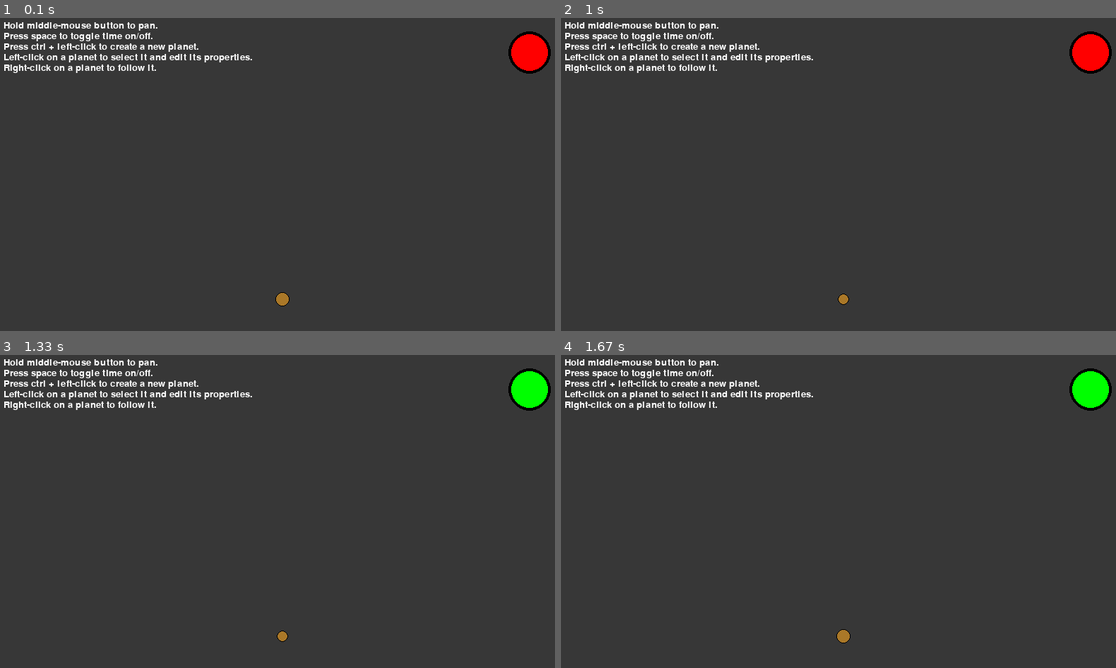
Above: before the commit, frames 1-4 (two rows, left to right).
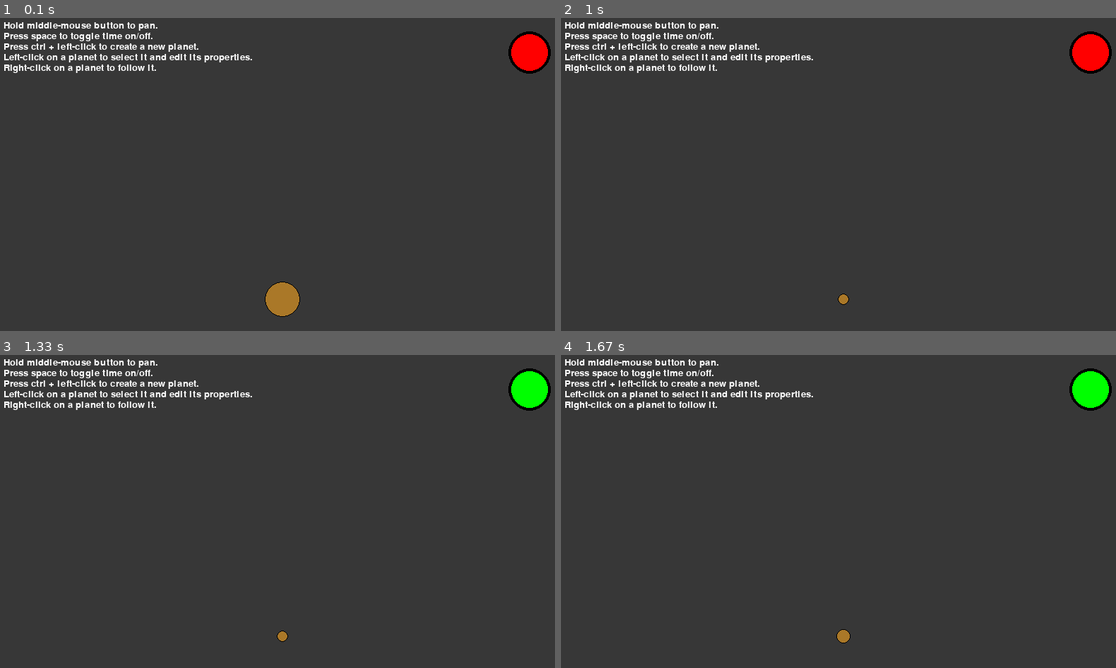
Above: after the commit, the same moments.

Repository: JWMerritt/PyPlanets_JWM
Game: pygame game, started from ppl_start.py
Two runs of this game, one before a commit and one after it. Both use one fixed random seed, a clock stepped at 60 frames per second and the inputs below.
Inputs (mouse positions are in pixels of both pictures, inside the frame that each line leads up to):
- Up to frame 1 (0.1 s): no input
- Up to frame 2 (1 s): right-click (666, 215) at 0.38 s; tap 4 at 0.67 s
- Up to frame 3 (1.33 s): tap Space at 1 s
- Up to frame 4 (1.67 s): tap 3 at 1.33 s

The runs differ from the first frame. In frame 1, 0.5% of the frame differs, in the area x 47-55%, y 84-96%; in frame 2, nothing differs; in frame 3, nothing differs; in frame 4, nothing differs.

Commit message:
Added highlights around tracked planet

Diff:
--- a/PyPlanets.py
+++ b/PyPlanets.py
@@ -4,58 +4,73 @@
 import numpy as np
 from itertools import combinations
 
+
+def ppl_atan(point):
+    """Advanced arctangent of a tuple point."""
+    if point[0]==0:
+        if point[1]>0:
+            return np.pi
+        else:
+            return -np.pi
+    elif point[0]<0:
+        return np.arctan(point[1]/point[0])+np.pi
+    else:
+        return np.arctan(point[1]/point[0])
+
+
+def rot_mat(theta):
+    return np.array([[np.cos(theta),np.sin(theta)],[-np.sin(theta),np.cos(theta)]])
+
+
+def numpy_to_tuples(np_in):
+    listout = []
+    for point in np_in:
+        listout.append( (point[0],point[1]) )
+    return listout
+
+
+##################
+
+
 class CameraRig():
     """
-    Contains details of camera position / zoom, and useful functions
-    """
-
-    #   Zoom stuff:
-    PanPosition = np.array([0,0])
-    #   -This is the real-space displacement vector that we get from the user panning the screen
-    #     The current CameraPosition in real-space is equal to an origin plus the PanPosition.
-    #     When we are not focused on a planet, the origin is ([0,0]); otherwise, the origin
-    #     is at the center of the planet we are following.
-    CameraZoom = 10
-    #   -At CZ=1, one real unit is equal to one pixel. Larger zooms => farther out
-    #       RealDistance*CameraZoom = ScreenDistance
-    CameraZoomLinear = 1
-    #   -The CameraZoom will be 10**CameraZoomLinear
-    ScreenSize = (500,500)
-    #   -Size of the screen, in pixels
-    ScreenDisplacement = (250,250)
-    #   -This is the displacement of the screen-center from the top-left corner of the box.
-    VelocityRatio = 1
-    #   -When showing / changing a Planet's velocity on-screen, the actual
-    #       velocity will be what's shown, times this factor.
+    Contains details of camera position / zoom, and functions for converting between Real/Image/Screen space.
+    Real space is the coordinates that the physics simulation uses.
+    """
+
+    PanPosition = np.array([0,0]) # Real-space displacement vector; CameraPosition = OriginOpsition + PanPosition
+
+    CameraZoom = 25 # RealDistance * CameraZoom = ScreenDistance. Smaller number => smaller when drawn on screen
+
+    CameraZoomLinear = 1 # CameraZoom = 10**CameraZoomLinear
+
+    VelocityRatio = 1 # ScreenArrowSize = ActualVelocitySize * VelocityRatio
+
     FollowingPlanet = False
-    #   -Is the camera following a planet?
-    FocusPlanet = False
-    #   -The planet we're focused on.
-
-
-    ########################    Initialization code
+
+    FocusPlanet = False # When FollowingPlanet==True, this will point to the planet we're following
 
 
     def __init__(self, ScreenSize):
         """Initializes CameraRig using the screen size (as a tuple)."""
         # should be updated if the screen gets resized
         self.ScreenSize = ScreenSize
-        self.ScreenDisplacement = (ScreenSize[0]/2, ScreenSize[1]/2)
+        self.ScreenCenterDisplacement = (ScreenSize[0]/2, ScreenSize[1]/2)
 
 
     def get_screen(self, real_coords=np.array([0,0])):
-        """Given the real coordinates, find the screen (image) coordinates."""
+        """Returns Screen coordinates from Real coordinates"""
         CameraPosition = self.get_camera_position()
-        ScreenX = self.ScreenDisplacement[0] + self.CameraZoom*(real_coords[0]-CameraPosition[0])
-        ScreenY = self.ScreenDisplacement[1] - self.CameraZoom*(real_coords[1]-CameraPosition[1])
+        ScreenX = self.ScreenCenterDisplacement[0] + self.CameraZoom*(real_coords[0]-CameraPosition[0])
+        ScreenY = self.ScreenCenterDisplacement[1] - self.CameraZoom*(real_coords[1]-CameraPosition[1])
         return (ScreenX, ScreenY)
 
 
     def get_real(self, screen_coords=(0,0)):
-        """given the screen (image) coordinates, find the real coordinates."""
+        """Returns the Real coordinates from Screen coordinates."""
         CameraPosition = self.get_camera_position()
-        RealX = (screen_coords[0] - self.ScreenDisplacement[0])/self.CameraZoom + CameraPosition[0]
-        RealY = -(screen_coords[1] - self.ScreenDisplacement[1])/self.CameraZoom + CameraPosition[1]
+        RealX = (screen_coords[0] - self.ScreenCenterDisplacement[0])/self.CameraZoom + CameraPosition[0]
+        RealY = -(screen_coords[1] - self.ScreenCenterDisplacement[1])/self.CameraZoom + CameraPosition[1]
         return np.array([RealX, RealY])
 
 
@@ -78,7 +93,6 @@
         self.FocusPlanet = False
 
 
-
     ########################    Pan & Zoom code
 
 
@@ -106,10 +120,7 @@
 
 class Planet():
     """
-    Planet Class - represents planet in the simulation
-    methods:
-        draw(self, Surface, CameraPosition, CameraZoom, ScreenDisplacement):
-            Draws planet to Surface, given CameraRig data
+    Planet Class - represents a planet in the simulation.
     """
     position = np.array([0,0])
     velocity = np.array([0,0])
@@ -162,6 +173,8 @@
 #################################################
 #################################################
 
+highlight_upperright_default = np.array([[7,10],[10,10],[10,7],[9,7],[9,9],[7,9]])/10
+
 class PlanetList():
     """
     Object to hold the list of planets.
@@ -172,18 +185,12 @@
     defaultRadius = 1
     defaultMass = 100
 
-    List = {}
-    #   -dict of planets
+    List = {} # dict of planets
     SelectionActive = False
-    #   -do we have a planet selected?
     CurrentSelection = 0
-    #   -ID of currently selected planet
     MovingVector = False
-    #   -are we dragging around the velocity arrow?
     MovingPlanet = False
-    #   -are we dragging around the planet?
     EditingText = False
-    #   -are we editing one of the text fields?
     TimeFlowing = False
     #   -is time flowing?
     Arrow = []
@@ -198,6 +205,13 @@
 
     ModDict = {"Neutral":4096, "LShift":4097, "LCtrl":4160, "LAlt":4352, "LShift+LCtrl":4161}
     #   -just here for convenience when dealing with modifier keys
+
+    highlight_color = (255,255,0)
+    highlight_upperright = np.array([[7,10],[10,10],[10,7],[9,7],[9,9],[7,9]])/10
+    highlight_upperleft = -np.matmul(np.array([[7,10],[10,10],[10,7],[9,7],[9,9],[7,9]])/10, np.array([[0,-1],[1,0]]))
+    highlight_lowerleft = -np.array([[7,10],[10,10],[10,7],[9,7],[9,9],[7,9]])/10
+    highlight_lowerright = np.matmul(np.array([[7,10],[10,10],[10,7],[9,7],[9,9],[7,9]])/10, np.array([[0,-1],[1,0]]))
+
 
     ########################    init
 
@@ -432,6 +446,22 @@
         return DrawList
 
 
+    def highlight_screen_position(self, coords_in):
+        """This should not be called if we are not following a planet."""
+        real_coords = self.Camera.FocusPlanet.radius*coords_in + self.Camera.FocusPlanet.position
+        screen_coords = []
+        for position in real_coords:
+            screen_coords.append(self.Camera.get_screen(position))
+        return screen_coords
+
+    def draw_highlight(self):
+        if self.Camera.FollowingPlanet:
+            pygame.draw.polygon(self.Surface, self.highlight_color, self.highlight_screen_position(self.highlight_upperright))
+            pygame.draw.polygon(self.Surface, self.highlight_color, self.highlight_screen_position(self.highlight_upperleft))
+            pygame.draw.polygon(self.Surface, self.highlight_color, self.highlight_screen_position(self.highlight_lowerright))
+            pygame.draw.polygon(self.Surface, self.highlight_color, self.highlight_screen_position(self.highlight_lowerleft))
+
+
 #################################################
 #################################################
 #################################################
@@ -632,29 +662,6 @@
 #################################################
 #################################################
 
-def ppl_atan(point):
-    """Advanced arctangent of a tuple point."""
-    if point[0]==0:
-        if point[1]>0:
-            return np.pi
-        else:
-            return -np.pi
-    elif point[0]<0:
-        return np.arctan(point[1]/point[0])+np.pi
-    else:
-        return np.arctan(point[1]/point[0])
-
-
-def rot_mat(theta):
-    return np.array([[np.cos(theta),np.sin(theta)],[-np.sin(theta),np.cos(theta)]])
-
-
-def numpy_to_tuples(np_in):
-    listout = []
-    for point in np_in:
-        listout.append( (point[0],point[1]) )
-    return listout
-
 
 class VectArrow():
     # Flat tail:
@@ -708,7 +715,7 @@
     pygame.init()
     DISPLAYSURF = pygame.display.set_mode(ScreenSize)
     DISPLAYSURF.fill(BGColor)
-    logo = pygame.image.load("./Excl.ico")
+    logo = pygame.image.load("./Planets.ico")
     pygame.display.set_icon(logo)
     pygame.display.set_caption("!!! Planets !!!")
     pygame.display.update()
@@ -809,6 +816,7 @@
         # render the result:
         DISPLAYSURF.fill(BGColor)
         mainPlanetList.draw()
+        mainPlanetList.draw_highlight()
         TimeLight.draw(DISPLAYSURF, mainPlanetList.TimeFlowing)
         TextListObj.draw(DISPLAYSURF, TextCurrent)
         pygame.display.update()
Binary file added: Planets.ico
Renamed: Excl.ico -> etc/Excl.ico
